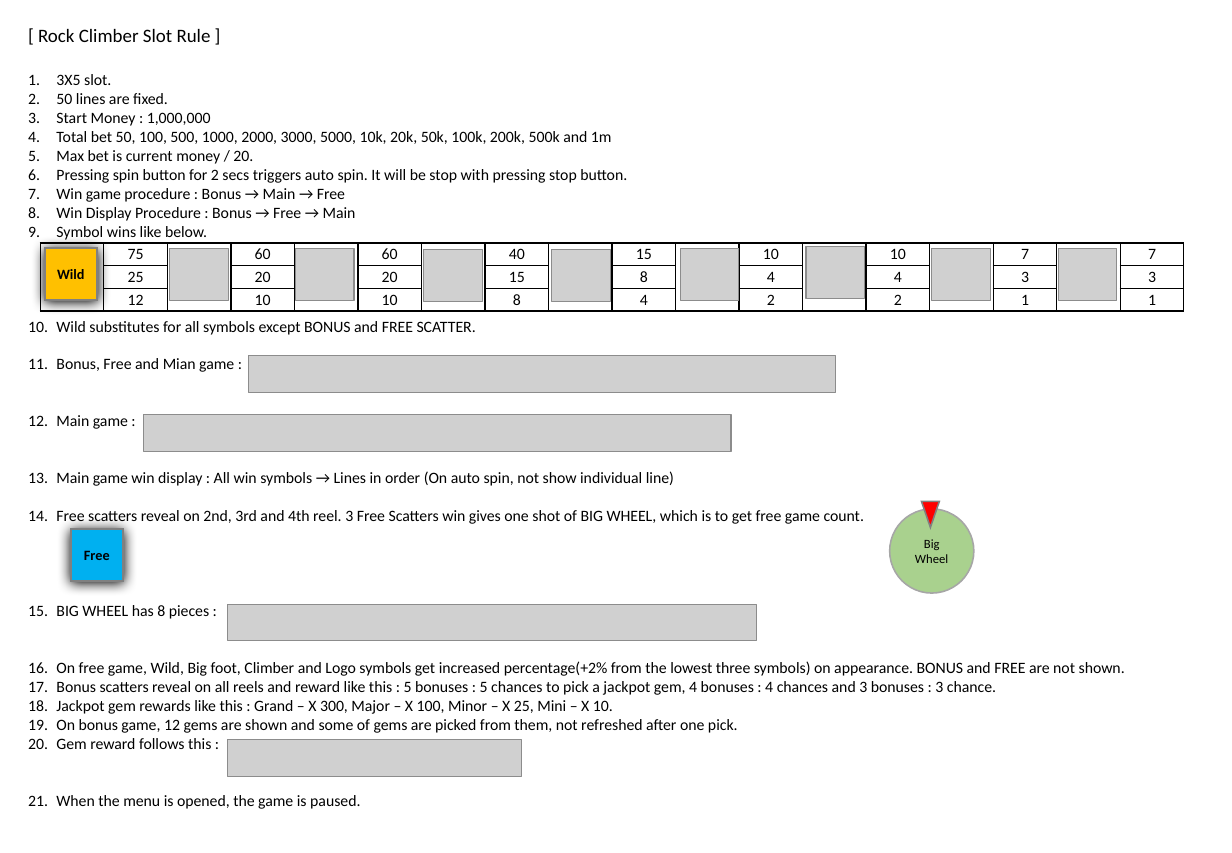
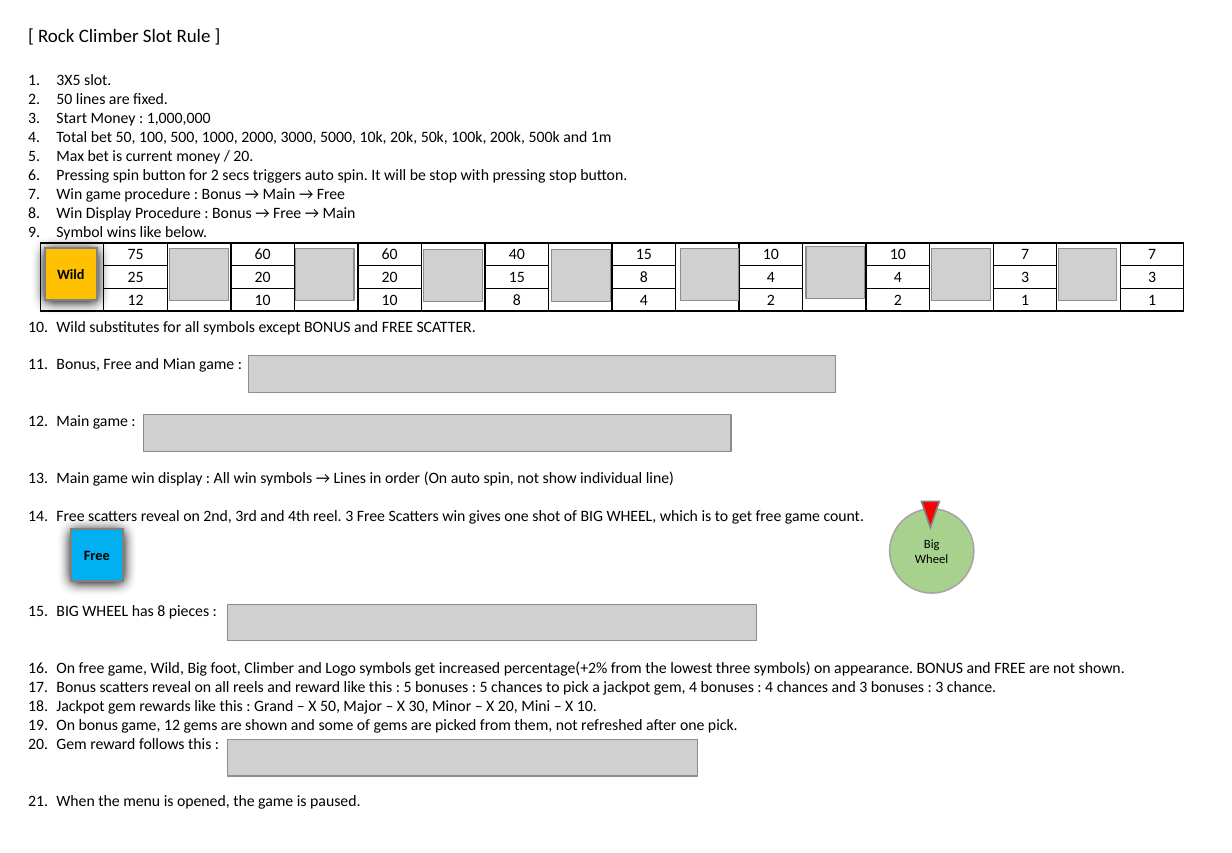
Before and after one commit to SuperVeigar/SlotMachine, a slide deck: slide 2 of 00_Documents/Proposal_RockCLimber.pptx. Drawn at 1232x853 pixels with LibreOffice and Linux fonts; fonts in the diff are those of the drawing; grey boxes stand for pictures. Boxes give left, top, right and bottom in pixels: in the first picture for what was removed or moved away, otherwise in the second. Text is boxed around its words. In the diff, an @@ line names an element or a change of style, - is before the commit and + after.

```diff
--- a/00_Documents/Proposal_RockCLimber.pptx
+++ b/00_Documents/Proposal_RockCLimber.pptx
@@ text at (56,700,597,714): text changed @@
-18. Jackpot gem rewards like this : Grand – X 300, Major – X 100, Minor – X 25, Mini – X 10.
+18. Jackpot gem rewards like this : Grand – X 50, Major – X 30, Minor – X 20, Mini – X 10.
@@ picture: place and size @@
-picture at (228,739,522,776)
+picture at (228,739,697,776)
```
Also in this commit, not shown: 1 other slide changed, 12 other files.
